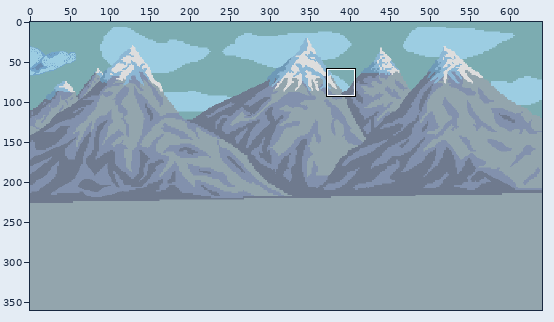
Pixel-art file: Defending Dragons/RawAssets/PixelArt/Background.aseprite. Above: a wide view before the commit, with the close-up outlined.
Close-up. Before the edit:
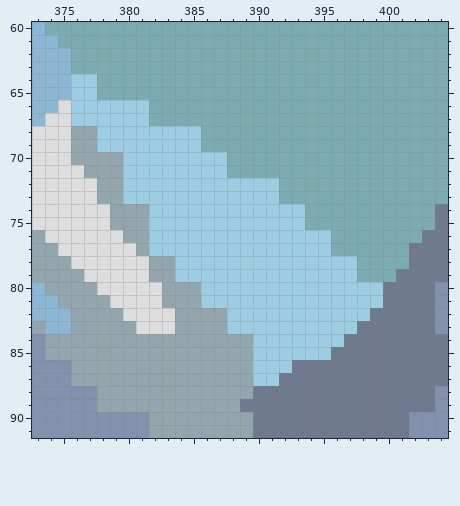
640x360 pixels, 1 frame. Shown: x 373..404, y 60..91. The commit also changed other parts of the picture, which this record leaves out.
New version:
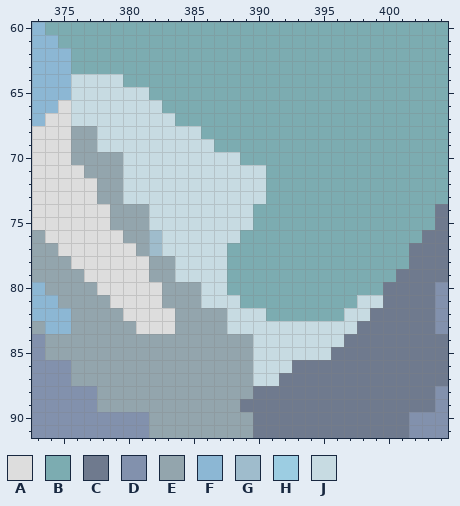
Palette (. is transparent): A #dddddd  B #7cacb1  C #6f7a8e  D #8291ad  E #93a5ad  F #8cb7d4  G #9fbccc  H #9ccde2  J #c7dbe2
The edit:
Layer "Sky":
The author changed colour H to colour B in rows 72 to 73 at x 391; in rows 74 to 75 at x 390 to 393; in row 76 at x 389 to 395; in row 77 at x 388 to 395; in rows 78 to 79 at x 388 to 397; in row 80 at x 388 to 399.
The author changed colour H to colour B in row 81 at x 389 to 397; in row 82 at x 391 to 396.
The author changed colour H to colour G in rows 76 to 77 at x 382.
The author changed colour B to colour J in row 64 at x 378 to 379; in row 65 at x 378 to 381; in row 66 at x 382; in row 67 at x 382 to 383; in row 69 at x 386; in row 70 at x 388.
The author changed colour B to colour J in row 71 at x 388 to 390.
The author changed colour H to colour J in rows 64 to 65 at x 376 to 377; in rows 66 to 67 at x 376 to 381; in rows 68 to 69 at x 378 to 385; in rows 70 to 71 at x 380 to 387; in rows 72 to 73 at x 380 to 390; in rows 74 to 75 at x 382 to 389.
The author changed colour H to colour J in row 76 at x 383 to 388; in row 77 at x 383 to 387; in rows 78 to 79 at x 384 to 387; in row 80 at x 386 to 387; in row 81 at x 386 to 388 and 398 to 399; in row 82 at x 388 to 390 and 397 to 398.
The author changed colour H to colour J in row 83 at x 388 to 397; in row 84 at x 390 to 396; in row 85 at x 390 to 395; in row 86 at x 390 to 392; in row 87 at x 390 to 391.
